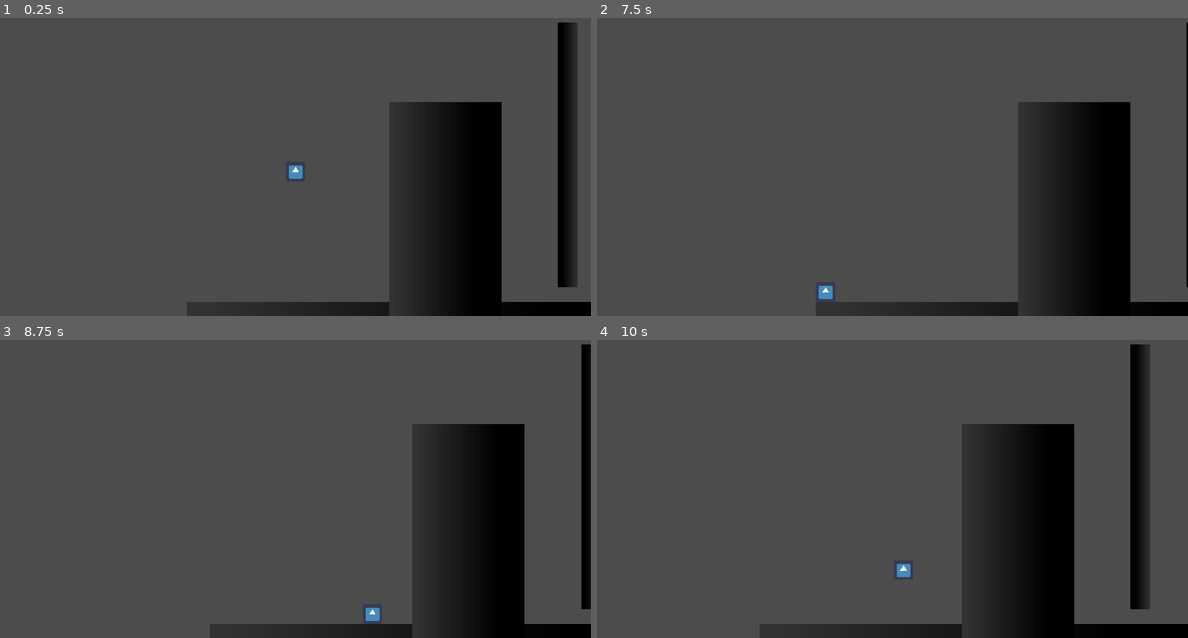
Above: before the commit, frames 1-4 (two rows, left to right).
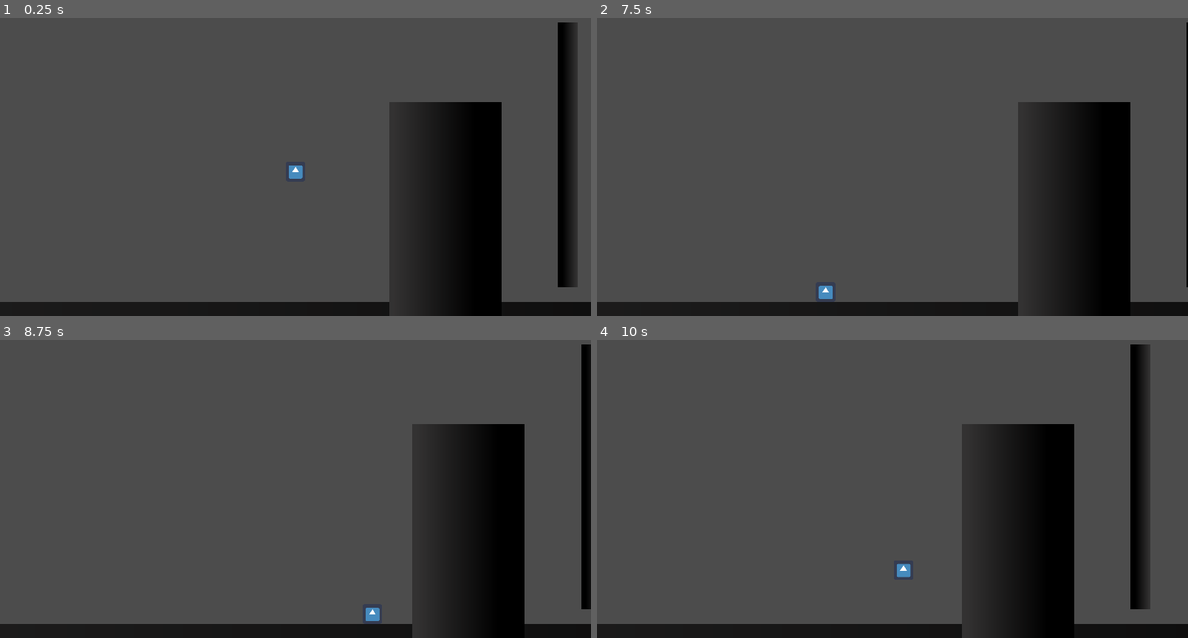
Above: after the commit, the same moments.

Repository: Zxmon-code/MyFirstGame-Godot
Game: Godot game, scene res://Level1.tscn
The game is run twice, just before and just after one commit, with the same random seed, the same clock (stepped at 60 frames per second) and the same inputs. The engine's default icon, where the game draws it, is replaced by a stand-in: a white triangle on a blue panel in a dark square.
Inputs:
- Up to frame 1 (0.25 s): no input
- Up to frame 2 (7.5 s): hold D (move_right) 0.53-2.03 s; tap Space (move_up) at 0.77, 1.52, 3.02, 3.77, 4.52, 6.02, 6.77 s; hold A (move_left) 2.03-2.78 s; hold D (move_right) 2.78-4.28 s; hold A (move_left) 4.28-5.03 s; hold D (move_right) 5.03-5.78 s; hold A (move_left) 5.78-7.28 s; hold D (move_right) from 7.28 s (still down)
- Up to frame 3 (8.75 s): keep holding D (move_right); tap Space (move_up) at 7.52 s
- Up to frame 4 (10 s): tap Space (move_up) at 9.02, 9.77 s; release D (move_right) at 9.53 s; hold A (move_left) from 9.53 s (still down)

The runs differ from the first frame. In frame 1, 1.8% of the frame differs, in the area x 0-39%, y 95-100%; in frame 2, 2.1%, in the area x 0-45%, y 95-100%; in frame 3, 2.0%; in frame 4, 1.6%.

Commit message:
Added Dashing

Diff:
--- a/Level1.tscn
+++ b/Level1.tscn
@@ -17,7 +17,7 @@
 
 [node name="floor" type="StaticBody2D" parent="."]
 position = Vector2( 895, 578 )
-scale = Vector2( 2.12, 1 )
+scale = Vector2( 15.52, 1 )
 __meta__ = {
 "_edit_group_": true
 }
--- a/project.godot
+++ b/project.godot
@@ -41,6 +41,12 @@
 , Object(InputEventJoypadButton,"resource_local_to_scene":false,"resource_name":"","device":0,"button_index":0,"pressure":0.0,"pressed":false,"script":null)
  ]
 }
+dash={
+"deadzone": 0.5,
+"events": [ Object(InputEventKey,"resource_local_to_scene":false,"resource_name":"","device":0,"alt":false,"shift":false,"control":false,"meta":false,"command":false,"pressed":false,"scancode":16777237,"physical_scancode":0,"unicode":0,"echo":false,"script":null)
+, Object(InputEventJoypadButton,"resource_local_to_scene":false,"resource_name":"","device":0,"button_index":2,"pressure":0.0,"pressed":false,"script":null)
+ ]
+}
 
 [physics]
 
